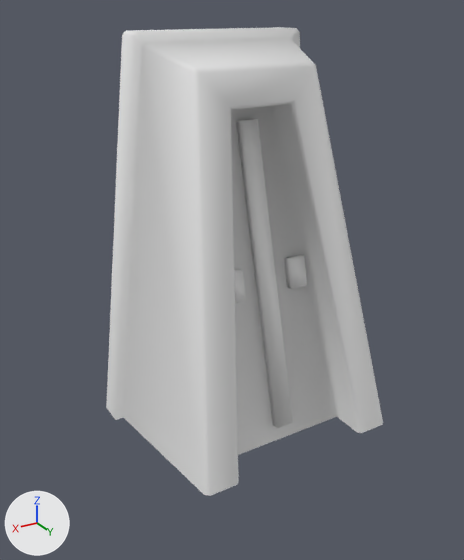
Before and after pictures for a commit that changed the Blender file work/blender/station-parts.blend.
Rendered twice from a camera (50 mm lens) standing at (1.8, 2.99, 2.02) and looking at (0.15, 0.25, 0.65). Lighting does not change. The marker at lower left points along +X, +Y and +Z. The same objects are shown in both versions, whatever each file hides.

Names of what the first picture shows: 'Door'.
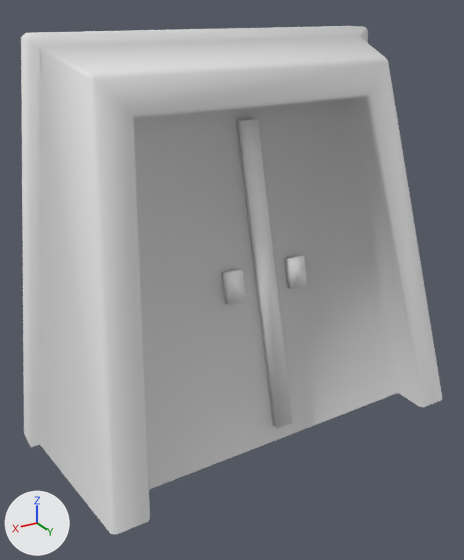
Pixel boxes (x1, y1, x2, y2) of what changed, in the pictures (464 x 560 px; the box of a moved part takes in the faces that stretch with it):
'Door', reshaped (52% wider, 9% taller): before (106, 27, 383, 496); after (21, 26, 442, 535)
part 1 of me_cube_004, moved or reshaped: before (290, 28, 315, 66); after (359, 27, 388, 62)
part 2 of me_cube_004, moved or reshaped: before (272, 65, 383, 433); after (345, 62, 442, 407)
part 3 of me_cube_004, moved or reshaped: before (293, 32, 300, 48); after (362, 31, 368, 43)
part 4 of me_cube_004, moved or reshaped: before (122, 27, 314, 110); after (22, 26, 387, 118)
part 5 of me_cube_004, moved or reshaped: before (192, 72, 337, 496); after (87, 78, 398, 535)
part 6 of me_cube_004, moved or reshaped: before (106, 35, 204, 494); after (21, 37, 110, 532)

Diff of the bpy script that builds the scene:
```diff
--- a/work/blender/station-parts.blend.py
+++ b/work/blender/station-parts.blend.py
@@ me_cube_004 @@
 me_cube_004.from_pydata(...)  # 64 vertices, 48 faces; spans x -0.75..0.75, y -0.25..0.75, z -0.25..1.9
 # used by ob_door; location = (0.0, 0.0, 0.0)
+# me_cube_004 part 1: all 12 vertices in x -0.49..-0.17, y -0.25..0.29, z 1.56..1.9 are moved by (-0.5, 0.0, 0.0)
+# me_cube_004 part 2: all 5 vertices in x -0.6..-0.4, y 0.55..0.75, z -0.25 are moved by (-0.5, 0.0, 0.0)
+# me_cube_004 part 3: all 3 vertices in x -0.75..-0.7, y -0.25..-0.1, z -0.25 are moved by (-0.5, 0.0, 0.0)
+# me_cube_004 part 4: all 12 vertices in x 0.17..0.49, y -0.25..0.29, z 1.56..1.9 are moved by (0.5, 0.0, 0.0)
+# me_cube_004 part 5: all 5 vertices in x 0.4..0.6, y 0.55..0.75, z -0.25 are moved by (0.5, 0.0, 0.0)
+# me_cube_004 part 6: all 3 vertices in x 0.7..0.75, y -0.25..-0.1, z -0.25 are moved by (0.5, 0.0, 0.0)
```
